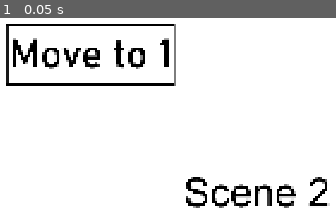
Above: before the commit, frame 1.
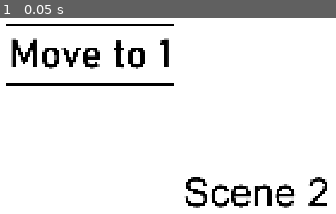
Above: after the commit, the same moment.

Repository: LuzrRoxx/undersurface-pnc
Game: Godot game, scene res://Scenes/Scene2Debug.tscn
Two runs of this game, one before a commit and one after it. Both use one fixed random seed, a clock stepped at 60 frames per second and the inputs below. The project has no main scene, so this scene is started directly.
Inputs:
- Up to frame 1 (0.05 s): no input

The runs differ from the first frame. In frame 1, 1.7% of the frame differs, in the area x 1-99%, y 3-97%.

Commit message:
old pannable
old pannable

Diff:
--- a/Scenes/Asset Scenes/camera_pannable.gd
+++ b/Scenes/Asset Scenes/camera_pannable.gd
@@ -10,20 +10,6 @@
 var moving_left: bool = false
 var moving_right: bool = false
 
-
-func _on_right_area_mouse_entered() -> void:
-	if global_position.x < rightLimit:
-		moving_right = true
-func _on_right_area_mouse_exited() -> void:
-	if global_position.x < rightLimit:
-		moving_left = false
-func _on_left_area_mouse_entered() -> void:
-	if global_position.x < leftLimit:
-		moving_right = true
-func _on_left_area_mouse_exited() -> void:
-	if global_position.x < leftLimit:
-		moving_left = false
-
 func _process(delta):
 	var pos = global_position
 
@@ -33,7 +19,7 @@
 			pos.x = rightLimit
 			moving_right = false
 			rightArea.disabled = true
-		leftArea.disabled
+
 
 	elif moving_left:
 		pos.x -= speed * delta
@@ -41,4 +27,18 @@
 			pos.x = leftLimit
 			moving_left = false
 			leftArea.disabled = true
-		rightArea.disabled
+
+
+func _on_right_area_mouse_entered() -> void:
+	if global_position.x < rightLimit:
+		print("right_entered")
+		moving_right = true
+func _on_right_area_mouse_exited() -> void:
+	if global_position.x < rightLimit:
+		moving_right = false
+func _on_left_area_mouse_entered() -> void:
+	if global_position.x > leftLimit:
+		moving_left = true
+func _on_left_area_mouse_exited() -> void:
+	if global_position.x > leftLimit:
+		moving_left = false
--- a/Scenes/Scene2Debug.tscn
+++ b/Scenes/Scene2Debug.tscn
@@ -2,6 +2,7 @@
 
 [ext_resource type="Texture2D" uid="uid://dgt735654fidy" path="res://Art/Debugging/scene2.png" id="1_ul3tw"]
 [ext_resource type="PackedScene" uid="uid://mrp2pxvjuqrs" path="res://Scenes/Asset Scenes/reusablebutton1.tscn" id="2_gty4v"]
+[ext_resource type="PackedScene" uid="uid://dphrm6i55ghng" path="res://Scenes/Asset Scenes/cameraPannable.tscn" id="3_6fnys"]
 
 [node name="Node2D" type="Node2D" unique_id=2091835540]
 
@@ -16,4 +17,9 @@
 [node name="Area2D" parent="Node2D" index="0" unique_id=516137140]
 target_scene = "C:/Users/srlwa/Documents/undersurface-pnc/Scenes/Scene1Debug.tscn"
 
+[node name="Camera2D" parent="." unique_id=1964069265 instance=ExtResource("3_6fnys")]
+position = Vector2(961, 540)
+rightLimit = 900.0
+
 [editable path="Node2D"]
+[editable path="Camera2D"]
